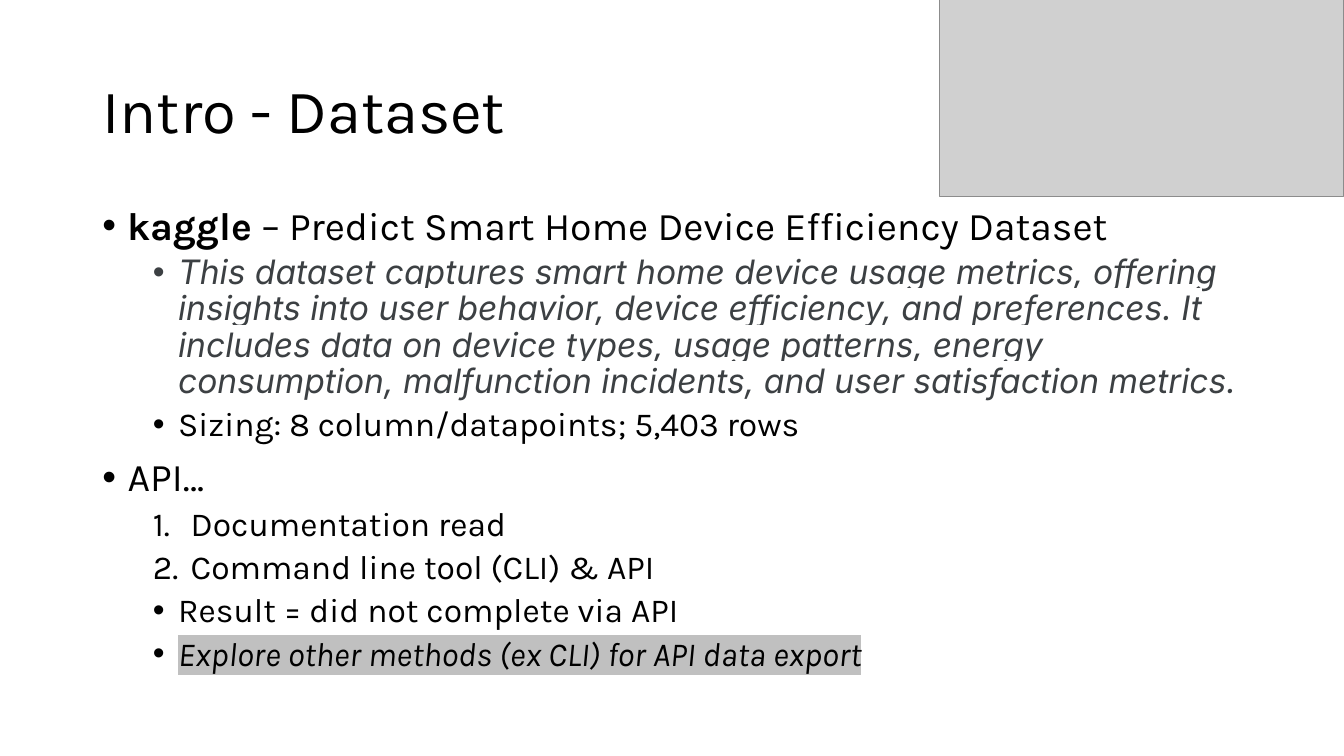
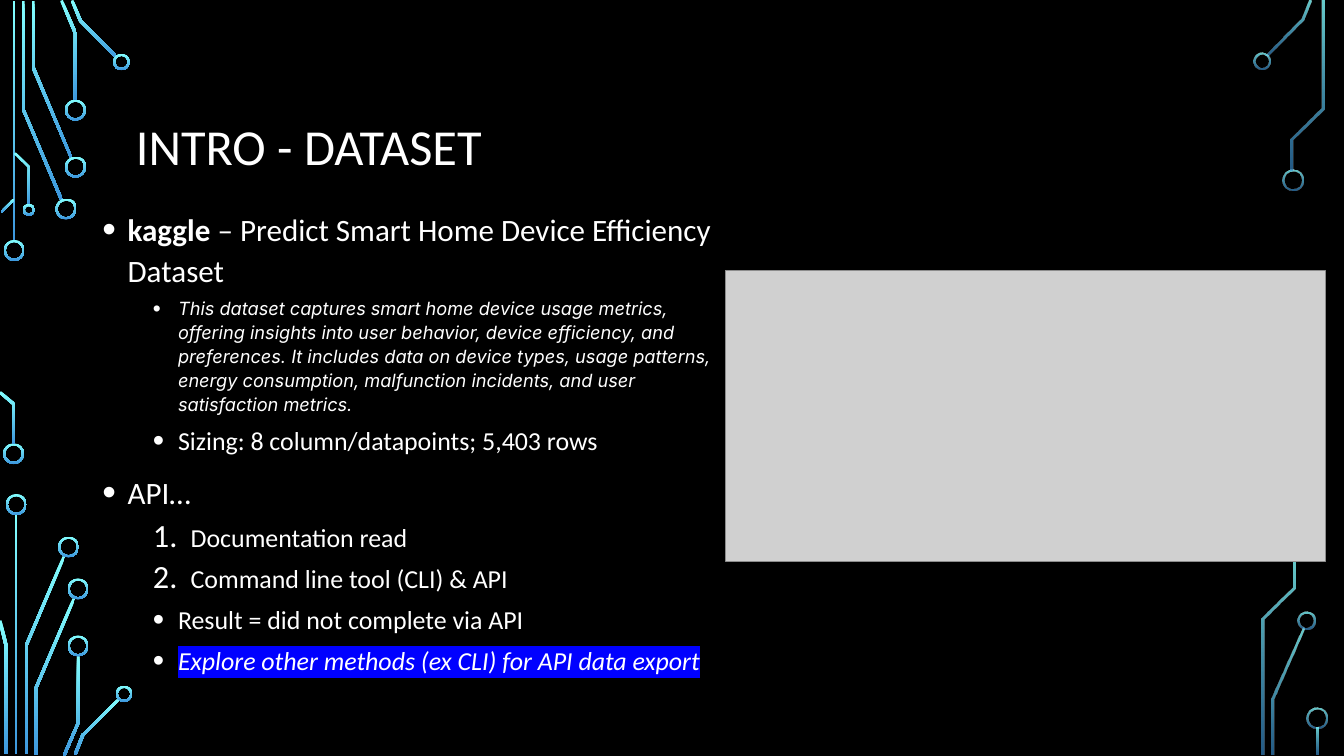
Before and after one commit to javiereyes21/Project-1, a slide deck: slide 3 of Group5Project1Presentation.pptx. Drawn at 1344x756 pixels with LibreOffice and Linux fonts; fonts in the diff are those of the drawing; grey boxes stand for pictures; background and template pictures are left out. Boxes give left, top, right and bottom in pixels: in the first picture for what was removed or moved away, otherwise in the second. Text is boxed around its words. In the diff, an @@ line names an element or a change of style, - is before the commit and + after.

```diff
--- a/Group5Project1Presentation.pptx
+++ b/Group5Project1Presentation.pptx
@@ background #FFFFFF to picture (left out) @@
@@ title at bbox=[136, 132, 482, 166]: text changed; size 44 to 36 pt; font Karla to Calibri; text colour #000000 to #FFFFFF @@
-Intro - Dataset
+INTRO - DATASET
@@ text "kaggle – Predict Smart Home ..." at bbox=[128, 219, 710, 675]: size 28 to 22.2 pt in "kaggle – Predict Smart Home Device Efficiency ...", "API…"; font Karla to Calibri, text colour #000000 to #FFFFFF in "kaggle – Predict Smart Home Device Efficiency ...", "Sizing: 8 column/datapoints; 5,403 rows", "API…", "Documentation read" and 3 more places; size 24 to 12.9 pt, text colour #3C4043 to #FFFFFF, highlight #FFFFFF to none in "This dataset captures smart home device usage ..."; size 24 to 18.5 pt in "Sizing: 8 column/datapoints; 5,403 rows", "Documentation read", "Command line tool (CLI) & API", "Result = did not complete via API" and 1 more places; highlight #C0C0C0 to #0000FF in "Explore other methods (ex CLI) for API ..."; line spacing 0.9 to 1.1 @@
@@ picture: place and size @@
-picture at bbox=[940, 0, 1344, 197]
+picture at bbox=[726, 271, 1326, 563]
@@ group added at bbox=[0, 0, 1328, 756]: 32 freeform shapes, 3 rectangles @@
```
Also in this commit, not shown: 14 other slides changed, 3 slides added, 11 other files.
